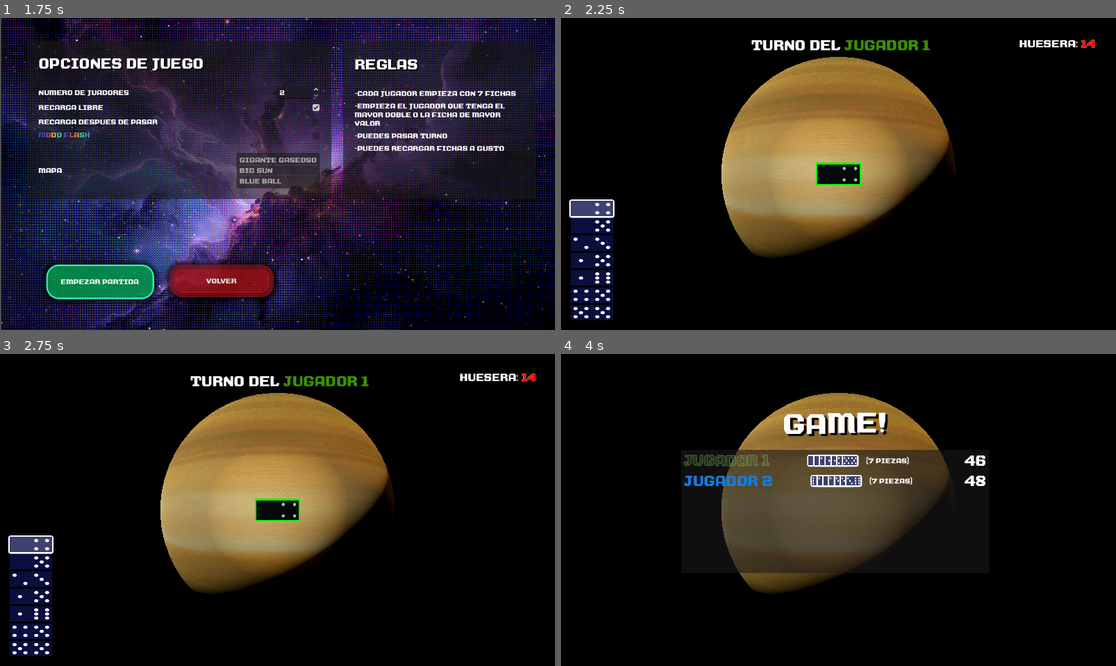
Above: before the commit, frames 1-4 (two rows, left to right).
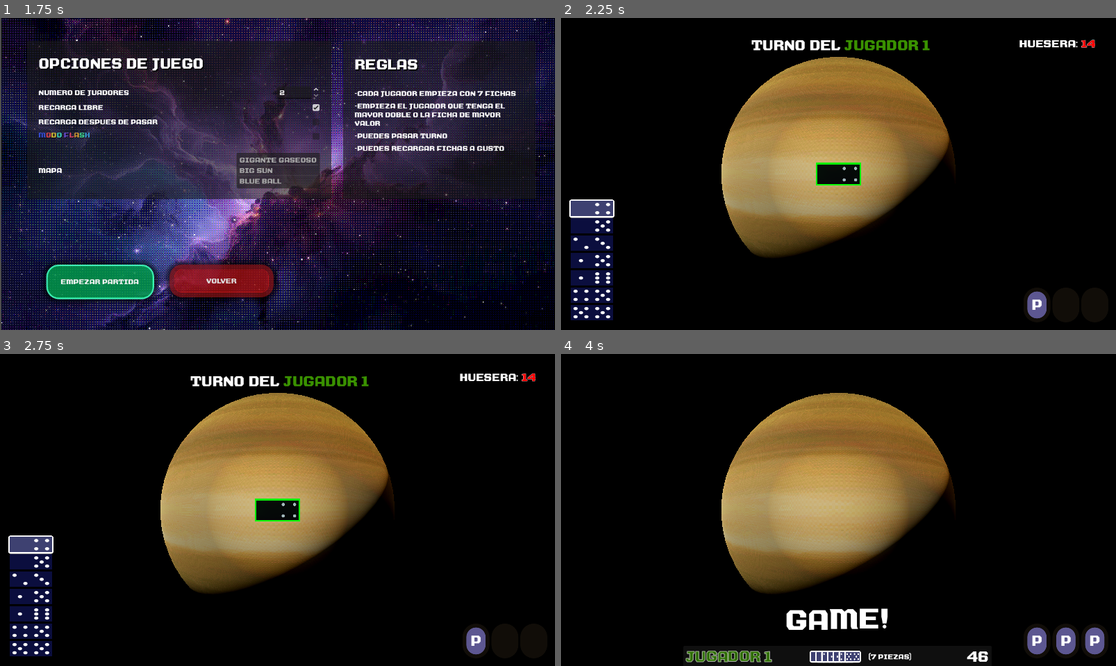
Above: after the commit, the same moments.

Repository: Vi-dot1/compGraphics
Game: Godot game, scene res://scenes/menu/menu_principal.tscn
Two runs of this game, one before a commit and one after it. Both use one fixed random seed, a clock stepped at 60 frames per second and the inputs below. Sound files missing from this copy of the repository are replaced by a short silence.
Inputs (mouse positions are in pixels of both pictures, inside the frame that each line leads up to):
- Up to frame 1 (1.75 s): click "Jugar" at 0.5 s; click "Empezar Partida" at 1.25 s
- Up to frame 2 (2.25 s): move the mouse to (960, 158) at 2.02 s; hold Right (goto_side_right) from 2.03 s (still down); hold Q (pass_turn) from 2.03 s (still down)
- Up to frame 3 (2.75 s): keep holding Right (goto_side_right); keep holding Q (pass_turn)
- Up to frame 4 (4 s): move the mouse to (727, 525) at 2.77 s; release Right (goto_side_right) at 2.78 s; release Q (pass_turn) at 2.78 s; hold Left (goto_side_left) 2.78-3.53 s; tap S (cam_down) at 2.85 s; tap Q (pass_turn) at 3.05 s; move the mouse to (894, 441) at 3.52 s; hold Right (goto_side_right) from 3.53 s (still down); hold Q (pass_turn) from 3.53 s (still down); tap A (cam_left) at 3.6 s

Frame 1 is identical in both runs. In frame 2, 0.3% of the frame differs, in the area x 83-88%, y 87-97%; in frame 3, 0.3%; in frame 4, 18%, in the area x 22-98%, y 18-100%.

Commit message:
* Agregada multiples señales en Gameplay ante diferentes eventos
* Agreado elemento en hud para indicar el limite de turnos pasables

Diff:
--- a/scenes/menu/hud.tscn
+++ b/scenes/menu/hud.tscn
@@ -138,3 +138,18 @@
 theme_override_font_sizes/normal_font_size = 64
 bbcode_enabled = true
 text = "10"
+
+[node name="passedTurns" type="HBoxContainer" parent="." unique_id=1069812294]
+anchors_preset = 3
+anchor_left = 1.0
+anchor_top = 1.0
+anchor_right = 1.0
+anchor_bottom = 1.0
+offset_left = -88.0
+offset_top = -88.0
+offset_right = -16.0
+offset_bottom = -16.0
+grow_horizontal = 0
+grow_vertical = 0
+alignment = 2
+metadata/_edit_group_ = true
--- /dev/null
+++ b/scenes/menu/pass_indicator.gd
@@ -0,0 +1,6 @@
+extends Panel
+
+func set_pass(val:bool):
+	$Panel2.visible = val
+func is_pass_set() -> bool:
+	return $Panel2.visible
--- /dev/null
+++ b/scenes/menu/pass_indicator.tscn
@@ -0,0 +1,55 @@
+[gd_scene format=3 uid="uid://cgfp51438vjdj"]
+
+[ext_resource type="Script" uid="uid://ds4clvkyuvq07" path="res://scenes/menu/pass_indicator.gd" id="1_yj564"]
+
+[sub_resource type="StyleBoxFlat" id="StyleBoxFlat_yjas2"]
+bg_color = Color(0.06639761, 0.053001404, 0.030923277, 1)
+corner_radius_top_left = 45
+corner_radius_top_right = 45
+corner_radius_bottom_right = 45
+corner_radius_bottom_left = 45
+
+[sub_resource type="StyleBoxFlat" id="StyleBoxFlat_p5hta"]
+bg_color = Color(0.36585754, 0.3407853, 0.5677022, 1)
+corner_radius_top_left = 45
+corner_radius_top_right = 45
+corner_radius_bottom_right = 45
+corner_radius_bottom_left = 45
+
+[node name="passIndicator" type="Panel" unique_id=1698747760]
+custom_minimum_size = Vector2(56, 56)
+anchors_preset = -1
+anchor_right = 0.056
+anchor_bottom = 0.09900001
+offset_right = 7.487999
+offset_bottom = 7.847992
+theme_override_styles/panel = SubResource("StyleBoxFlat_yjas2")
+script = ExtResource("1_yj564")
+
+[node name="Panel2" type="Panel" parent="." unique_id=1858982675]
+visible = false
+layout_mode = 1
+anchors_preset = 15
+anchor_right = 1.0
+anchor_bottom = 1.0
+offset_left = 8.0
+offset_top = 8.0
+offset_right = -8.0
+offset_bottom = -8.0
+grow_horizontal = 2
+grow_vertical = 2
+size_flags_horizontal = 3
+theme_override_styles/panel = SubResource("StyleBoxFlat_p5hta")
+metadata/_edit_group_ = true
+
+[node name="Label" type="Label" parent="Panel2" unique_id=930045584]
+layout_mode = 1
+anchors_preset = 15
+anchor_right = 1.0
+anchor_bottom = 1.0
+grow_horizontal = 2
+grow_vertical = 2
+theme_override_font_sizes/font_size = 32
+text = "P"
+horizontal_alignment = 1
+vertical_alignment = 1
--- a/scripts/gameplay.gd
+++ b/scripts/gameplay.gd
@@ -1,8 +1,10 @@
 extends Node
 
 signal turn_changed
+signal piece_played
 signal game_end
 signal piece_drawed
+signal turn_passed
 
 class DominoData:
 	var v1: int
@@ -24,6 +26,7 @@
 
 var current_turn: int = 0
 var consecutive_passes: int = 0
+var max_passes: int = 3
 var open_ends:Array[int] = [-1, -1]
 
 var game_over: bool = false
@@ -48,6 +51,8 @@
 	for i in range(player_amnt):
 		var player_data:Dictionary = {"pieces":[], "points":0}
 		players.append(player_data)
+
+	max_passes = player_amnt + 1
 
 	game_over = false
 	winner_id = -1
@@ -122,6 +127,8 @@
 	current_player["pieces"].erase(tile)
 	consecutive_passes = 0
 
+	piece_played.emit()
+
 	if current_player["pieces"].size() == 0:
 		end_game()
 	else:
@@ -144,7 +151,8 @@
 
 func player_pass():
 	consecutive_passes += 1
-	if consecutive_passes >= players.size():
+	turn_passed.emit()
+	if consecutive_passes >= max_passes:
 		end_game()
 		return
 
--- a/scripts/hud.gd
+++ b/scripts/hud.gd
@@ -10,12 +10,20 @@
 @onready var domino_hud_item = preload("uid://bkulr11a35dx")
 @onready var pointCount = preload("uid://cbnavmglhtv7q")
 
+@onready var pass_indicator = preload("uid://cgfp51438vjdj")
+
 
 func _ready() -> void:
 	await get_tree().process_frame
 	Gameplay.turn_changed.connect(on_turn_change)
 	Gameplay.game_end.connect(on_game_over)
 	Gameplay.piece_drawed.connect(on_drawn_piece)
+	Gameplay.turn_passed.connect(on_turn_passed)
+	Gameplay.piece_played.connect(on_piece_played)
+
+	for i in range(Gameplay.max_passes):
+		var p = pass_indicator.instantiate()
+		$passedTurns.add_child(p)
 
 	status_label.push_color(Global.player_colors[Gameplay.current_turn])
 	status_label.append_text("Jugador " + str(Gameplay.current_turn+1))
@@ -63,6 +71,16 @@
 
 	status_label.push_color(Global.player_colors[Gameplay.current_turn])
 	status_label.append_text("Jugador " + str(Gameplay.current_turn+1))
+
+func on_piece_played() -> void:
+	for p in $passedTurns.get_children():
+		p.set_pass(false)
+
+func on_turn_passed() -> void:
+	for p in $passedTurns.get_children():
+		if not p.is_pass_set():
+			p.set_pass(true)
+			break
 
 func on_game_over() -> void:
 	set_process(false)
Not shown, added: scenes/menu/pass_indicator.gd.uid
